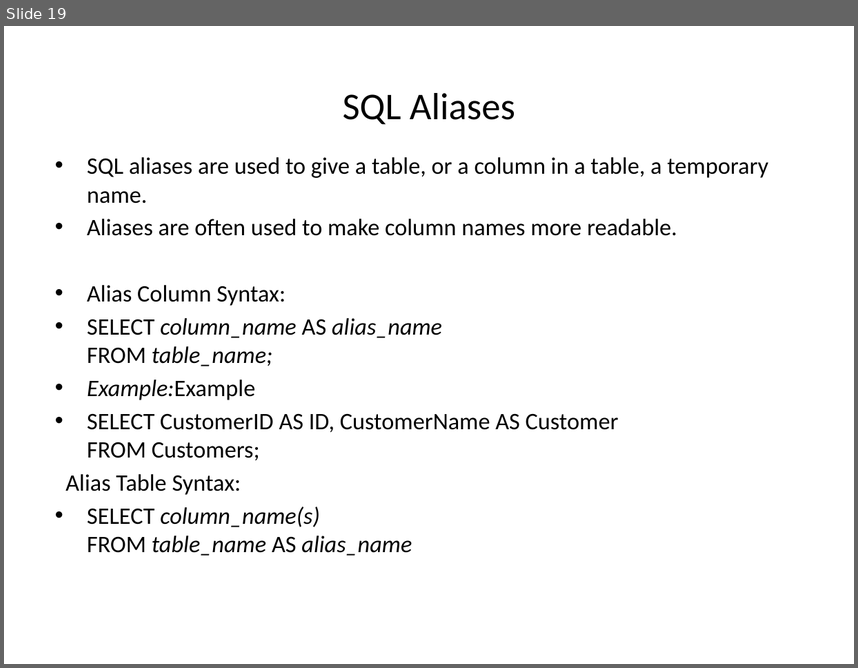
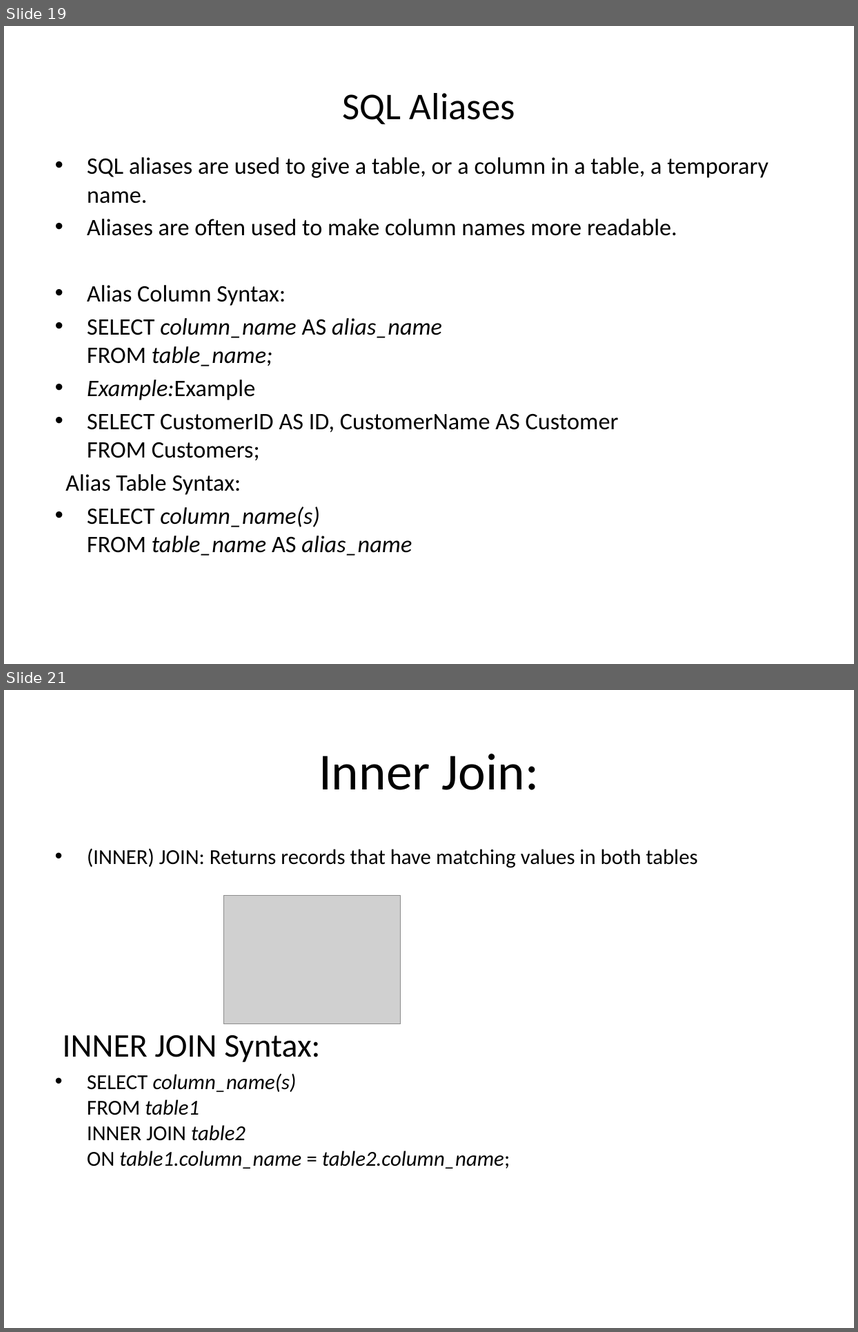
Before and after one commit to goudp4959/Oracle, a slide deck: SQL-latest.pptx. Shown one above the other, each under a label of ours: slide 19 before the commit, slides 19 and 21 after it; the slides between them are not shown. The pictures are 858x668 and 858x1332 pixels, drawn with LibreOffice and Linux fonts; fonts in the diff are those of the drawing; grey boxes stand for pictures. Boxes give left, top, right and bottom in pixels: in the first picture for what was removed or moved away, otherwise in the second. Text is boxed around its words. In the diff, an @@ line names an element or a change of style, - is before the commit and + after.

```diff
--- a/SQL-latest.pptx
+++ b/SQL-latest.pptx
@@ slide 21 added at (x1=4, y1=690, x2=854, y2=1328), background #FFFFFF @@
@@ title added at (x1=319, y1=753, x2=539, y2=790), 44 pt, text #000000 @@
+Inner Join:
@@ text added at (x1=63, y1=848, x2=697, y2=1168), 18 pt, text #000000 @@
+• (INNER) JOIN: Returns records that have matching values in both tables
+INNER JOIN Syntax:
+• SELECT column_name(s)
+  FROM table1
+  INNER JOIN table2
+  ON table1.column_name = table2.column_name;
@@ picture added at (x1=223, y1=896, x2=400, y2=1024) @@
```
Also in this commit, not shown: 8 other slides added, 1 slide removed.
